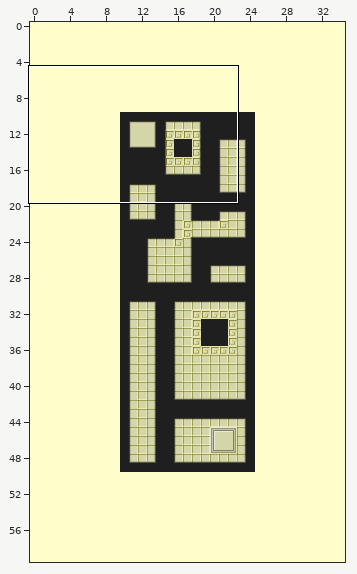
Tiled map -- tools/falcon/map.tmx. Above, an overview of the earlier version with the close-up marked.
Close-up. First the earlier version:
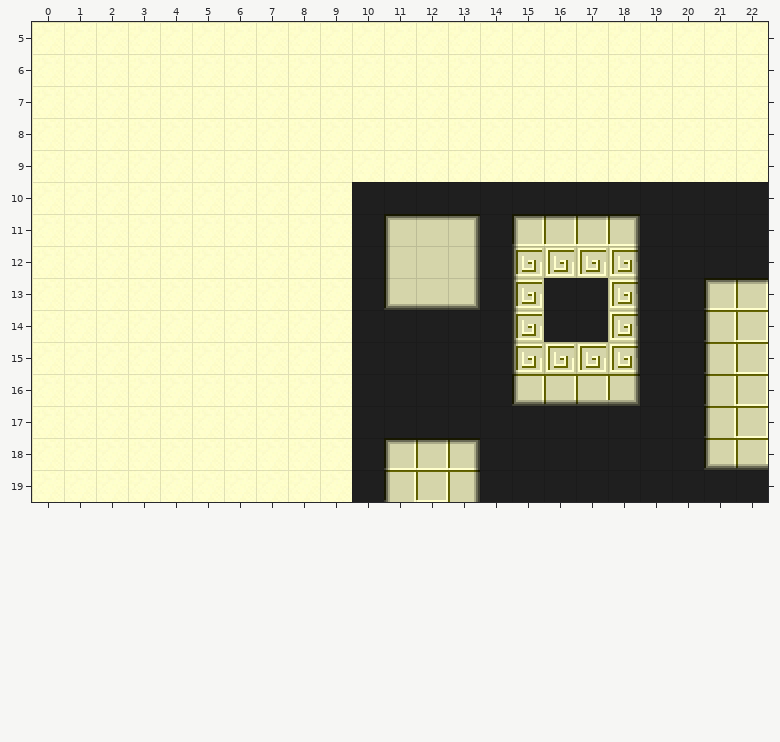
Cells are 32x32 px. Shown: x 0..22, y 5..19. Tiles whose own drawing changed are shown in their newer look in all pictures.
After:
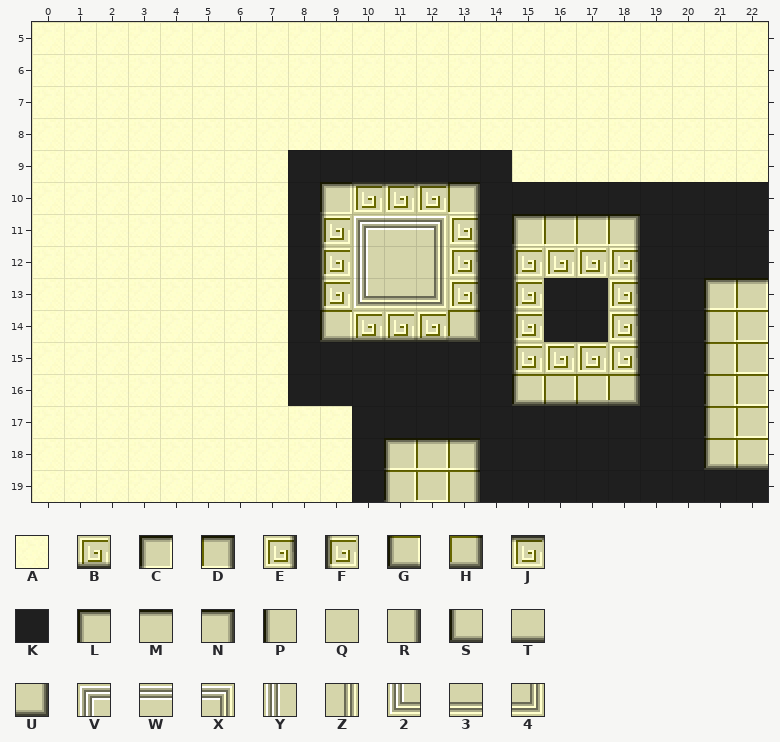
Key: from "tileset2": A 0, B 18, C 28, D 30, E 33, F 36, G 60, H 62, J 66, K 96, L 147, M 148, N 149, P 163, Q 164, R 165, S 179, T 180, U 181, V 183, W 184, X 185, Y 199, Z 201, 2 215, 3 216, 4 217.
_ is an empty cell, # one hidden under a higher layer.
Tiles replaced or removed in this view: A, K, L, M, N, P, Q, R, S, T, U.
From old to new:
Changed rows in their new state; . is an unchanged cell.
Layer "Foreground":
first column x 8:
 9 ######
10 #CJJJD
11 #FVWXE
12 #FYQZE
13 #F234E
14 #GBBBH
15 ##....
Layer "Collision":
first column x 8:
 9 KKKKKKK
10 K.____.
11 K._....
12 K._....
13 K._....
14 K.____.
15 KK.....
16 KK.....
Where, in picture pixels (left, top, right, bottom), the same in both close-ups:
changed: (288, 150, 512, 406)
